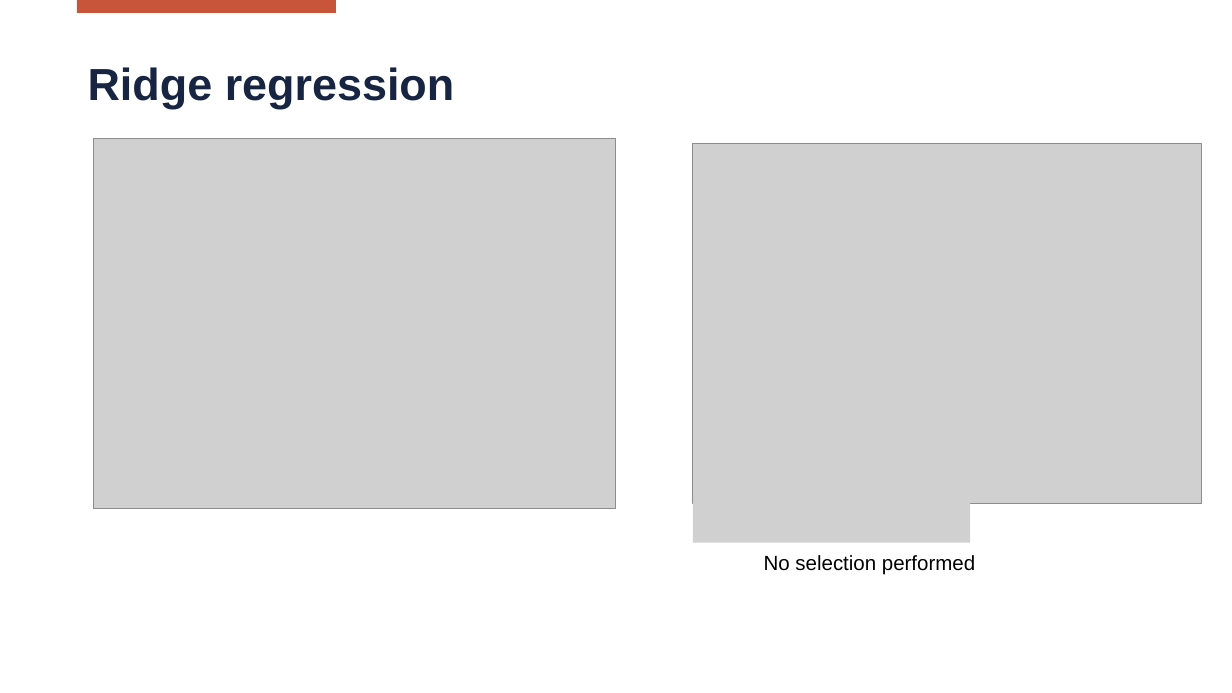
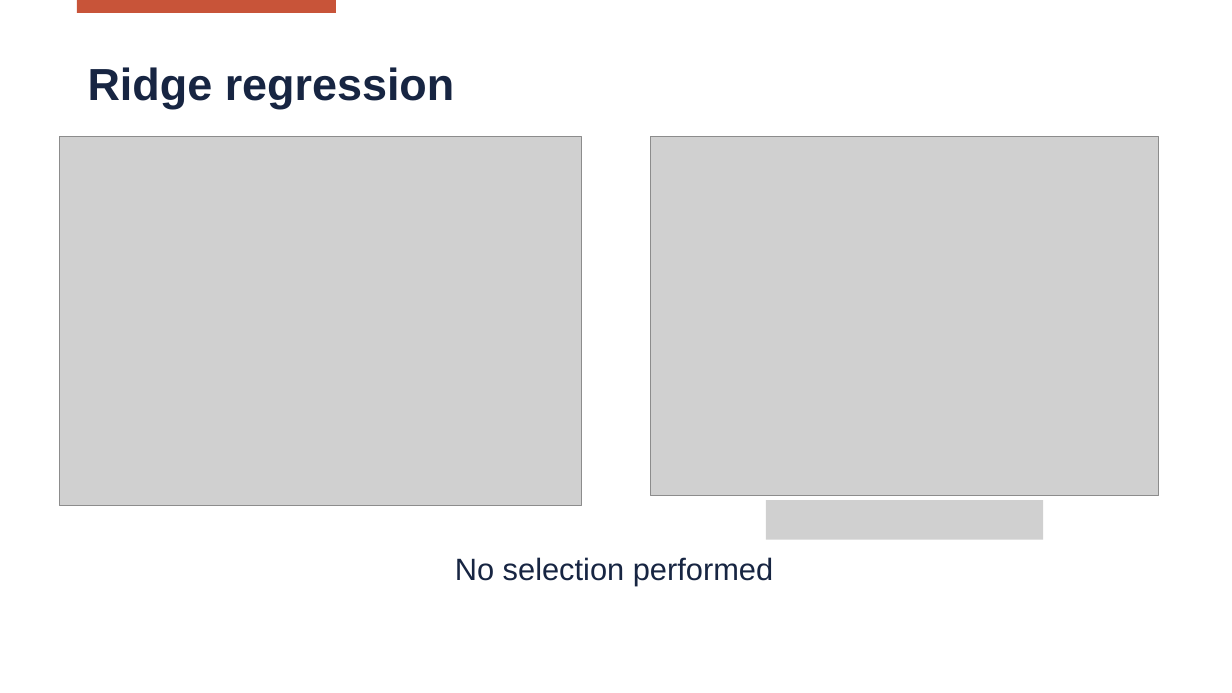
Before and after one commit to Matteo-Locatelli/SL_Project_2223, a slide deck: slide 22 of reports/Presentation.pptx. Drawn at 1232x693 pixels with LibreOffice and Linux fonts; fonts in the diff are those of the drawing; grey boxes stand for pictures; background and template pictures are left out. Boxes give left, top, right and bottom in pixels: in the first picture for what was removed or moved away, otherwise in the second. Text is boxed around its words. In the diff, an @@ line names an element or a change of style, - is before the commit and + after.

```diff
--- a/reports/Presentation.pptx
+++ b/reports/Presentation.pptx
@@ picture moved from (x1=93, y1=139, x2=616, y2=508) to (x1=59, y1=137, x2=581, y2=506) @@
@@ picture moved from (x1=693, y1=143, x2=1202, y2=503) to (x1=651, y1=137, x2=1159, y2=496) @@
@@ picture moved from (x1=693, y1=504, x2=970, y2=543) to (x1=766, y1=500, x2=1043, y2=540) @@
@@ text "No selection performed" moved from (x1=764, y1=555, x2=975, y2=575) to (x1=455, y1=557, x2=773, y2=586) @@
@@ text "No selection performed" at (x1=455, y1=557, x2=773, y2=586): size 16 to 24 pt, text colour #000000 to #172542 @@
```
Also in this commit, not shown: 33 other slides changed.
